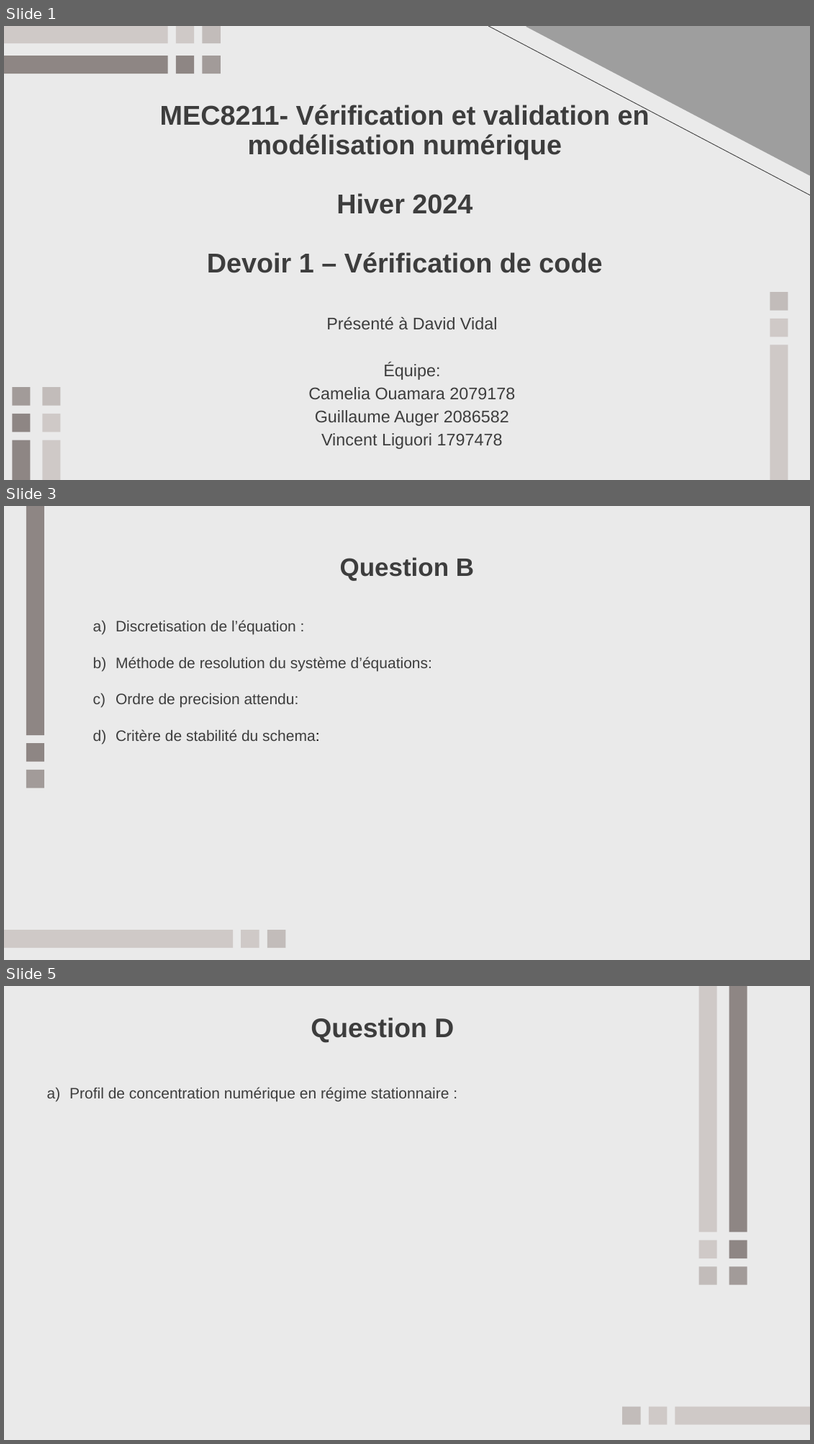
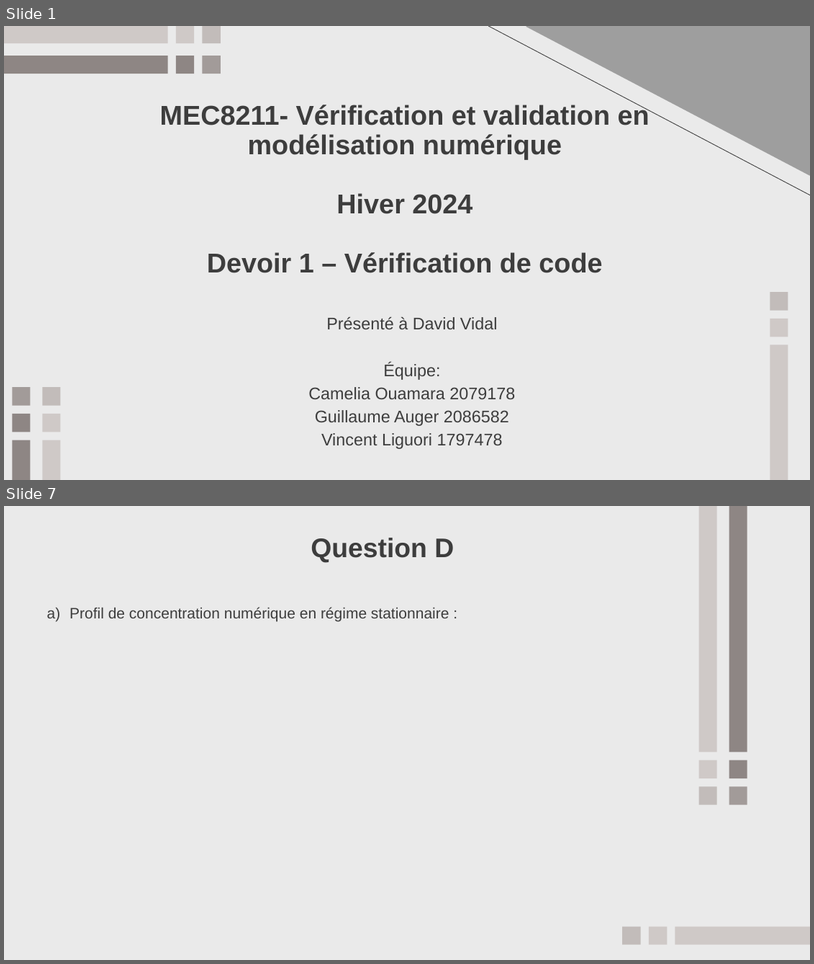
Before and after one commit to CameliaOuamara/Devoir1_Verification_de_code, a slide deck: PPT_Devoir1.pptx. Shown one above the other, each under a label of ours: slides 1, 3 and 5 before the commit, slides 1 and 7 after it; the slides between them are not shown. The pictures are 814x1444 and 814x964 pixels, drawn with LibreOffice and Linux fonts; fonts in the diff are those of the drawing. Boxes give left, top, right and bottom in pixels: in the first picture for what was removed or moved away, otherwise in the second. Text is boxed around its words. In the diff, an @@ line names an element or a change of style, - is before the commit and + after.

```diff
--- a/PPT_Devoir1.pptx
+++ b/PPT_Devoir1.pptx
@@ slide 3 removed at <box>4,506,810,960</box>, background #EAEAEA @@
@@ title removed at <box>340,557,474,581</box> @@
-Question B
@@ text removed at <box>116,620,432,741</box> @@
-a) Discretisation de l’équation :
-b) Méthode de resolution du système d’équations:
-c) Ordre de precision attendu:
-d) Critère de stabilité du schema:
@@ group removed at <box>4,506,286,947</box>: 6 rectangles @@
@@ what was slide 5 is now slide 7 @@
```
Also in this commit, not shown: 1 slide changed, 4 slides added, 1 other slide removed, 2 other files.
